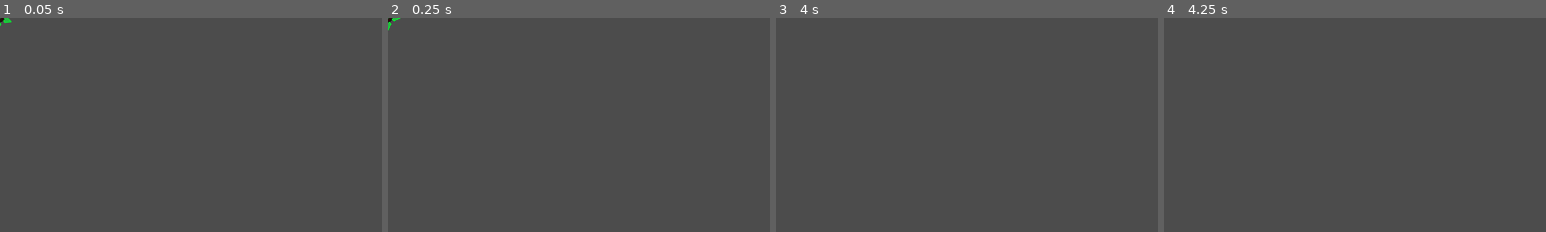
Above: before the commit, frames 1-4 (left to right).
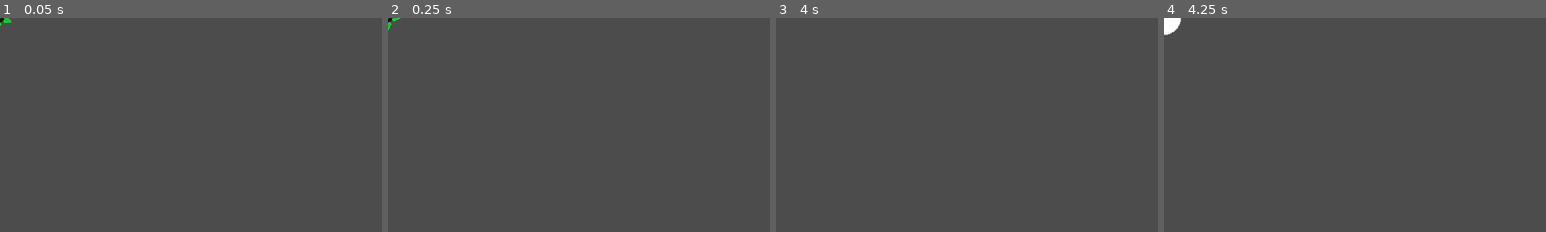
Above: after the commit, the same moments.

Repository: afkpuezo/blinkshooter
Game: Godot game, scene res://scenes/actions/shuriken/shuriken_attack.tscn
Same seed, same stepped clock (60 frames per second), same inputs: the game is played once before the commit and once after it. This scene is started directly instead of the project's main scene.
Inputs (mouse positions are % of the whole screen's width and height, from its top left):
- Up to frame 1 (0.05 s): no input
- Up to frame 2 (0.25 s): no input
- Up to frame 3 (4 s): tap Enter at 0.5, 2, 3.5 s; move the mouse to (72, 45) at 0.52 s; click (72, 45) at 0.6 s; tap Space at 1.25, 2.75 s; move the mouse to (30, 55) at 1.27 s; click (30, 55) at 1.35 s; move the mouse to (60, 28) at 2.02 s; click (60, 28) at 2.1 s; move the mouse to (45, 70) at 2.77 s; click (45, 70) at 2.85 s; move the mouse to (80, 65) at 3.52 s; click (80, 65) at 3.6 s
- Up to frame 4 (4.25 s): no input
The pictures show only the part of the screen within x 0-50%, y 0-50%; the shares and areas given below are measured in that part.

Frames 1-3 are identical in both runs. In frame 4, 0.3% of the frame differs, in the area x 0-5%, y 0-9%.
Error after the commit: Division By Zero in operator '/'. (res://scripts/units/movers/shuriken_mover.gd:23)

Commit message:
shuriken sick city dawg

Diff:
--- a/scenes/actions/shuriken/shuriken_action.tscn
+++ b/scenes/actions/shuriken/shuriken_action.tscn
@@ -8,3 +8,4 @@
 energy_cost = 50
 cooldown = 2.0
 projectile_scene = ExtResource( 2 )
+launch_duration = 1.0
--- a/scenes/actions/shuriken/shuriken_attack.tscn
+++ b/scenes/actions/shuriken/shuriken_attack.tscn
@@ -34,7 +34,7 @@
 [node name="CollisionShape2D" type="CollisionShape2D" parent="."]
 shape = SubResource( 1 )
 
-[node name="Timer" type="Timer" parent="."]
+[node name="LifeTimer" type="Timer" parent="."]
 wait_time = 4.0
 one_shot = true
 autostart = true
@@ -53,4 +53,4 @@
 shape = SubResource( 2 )
 
 [connection signal="collided" from="ShurikenMover" to="." method="on_collision"]
-[connection signal="timeout" from="Timer" to="." method="die"]
+[connection signal="timeout" from="LifeTimer" to="." method="time_out"]
--- a/scripts/actions/shuriken/shuriken_action.gd
+++ b/scripts/actions/shuriken/shuriken_action.gd
@@ -5,6 +5,12 @@
 
 
 export(PackedScene) var projectile_scene
+
+## the projectile's speed may be modified in order to reach the original
+## mouse cursor location within this time
+export var launch_duration := 0.5
+
+export var min_launch_range := 64
 
 var spawn_point # bullet spawn point if the user has one
 
@@ -22,8 +28,18 @@
 	var projectile = projectile_scene.instance()
 	projectile.user = user
 	projectile.target = user
-	projectile.launch_to = TargetReticle.get_true_global_position()
+
+	# launch_to must be a minimum away
+	var launch_to = TargetReticle.get_true_global_position()
+	projectile.launch_to = launch_to
+
+
+	projectile.launch_duration = launch_duration
 	Spawner.spawn_node(
 		projectile,
 		spawn_point.global_position
 	)
+
+
+func can_do_action() -> bool:
+	return user.position.distance_to(TargetReticle.get_true_global_position()) >= min_launch_range
--- a/scripts/actions/shuriken/shuriken_attack.gd
+++ b/scripts/actions/shuriken/shuriken_attack.gd
@@ -13,6 +13,7 @@
 # there are passed from the Action
 var target # tries to return to the player
 var launch_to: Vector2
+var launch_duration: float
 var user setget ,get_user
 func get_user(): return user
 
@@ -20,13 +21,13 @@
 
 
 func _ready() -> void:
-	launch(launch_to)
+	launch(launch_to, launch_duration)
 
 
-## launches at full speed to the launch_to point, then follows the target until
-## expiring
-func launch(launch_to: Vector2):
-	shuriken_mover.launch_towards(self, movement_stats, launch_to)
+## launches at a speed calculated to reach the to point at about the
+## duration time. speed is capped at MAX_SPEED
+func launch(to: Vector2, duration: float):
+	shuriken_mover.launch_towards(self, movement_stats, launch_to, duration)
 
 
 func _process(delta: float) -> void:
@@ -40,6 +41,11 @@
 			movement_stats,
 			target.position
 		)
+
+
+func time_out():
+	Spawner.spawn_node(explosion_scene.instance(), global_position)
+	die()
 
 
 ## called by various causes
--- a/scripts/units/movers/shuriken_mover.gd
+++ b/scripts/units/movers/shuriken_mover.gd
@@ -6,23 +6,38 @@
 
 signal collided(col)
 
+var MIN_LAUNCH_SPEED := 0
 
-## called once when the shuriken is spawned, immediately moves to max speed
-func launch_towards(unit, movement_stats: MovementStats, target_position):
-	movement_stats.velocity = \
-		movement_stats.MAX_SPEED * unit.position.direction_to(target_position)
+
+## launches at a speed calculated to reach the to point at about the
+## duration time. speed is capped at MAX_SPEED
+func launch_towards(
+	unit,
+	movement_stats: MovementStats,
+	target_position: Vector2,
+	duration: float
+	):
+	# calculate the speed based on ditance and duration
+	var distance = unit.position.distance_to(target_position)
+	# account for acceleration in the opposite direction
+	var launch_speed = (distance / duration) + (movement_stats.ACCELERATION * duration * 0.5)
+	launch_speed = clamp(MIN_LAUNCH_SPEED, launch_speed, movement_stats.MAX_SPEED)
+	print("distance and launch_speed: %d, %d" % [distance, launch_speed])
+
+	movement_stats.velocity = launch_speed * unit.position.direction_to(target_position)
 	var col = unit.move_and_collide(movement_stats.velocity * get_physics_process_delta_time())
 	_handle_collision(col)
 
 
 ## accelerates the unit towards the target
-func chase(unit, movement_stats: MovementStats, target_position):
+func chase(unit, movement_stats: MovementStats, target_position, should_accelerate := true):
 	var delta = get_physics_process_delta_time()
-	accelerate_towards(
-		movement_stats,
-		delta,
-		unit.position.direction_to(target_position)
-	)
+	if should_accelerate:
+		accelerate_towards(
+			movement_stats,
+			delta,
+			unit.position.direction_to(target_position)
+		)
 	var col = unit.move_and_collide(movement_stats.velocity * delta)
 	_handle_collision(col)
 
